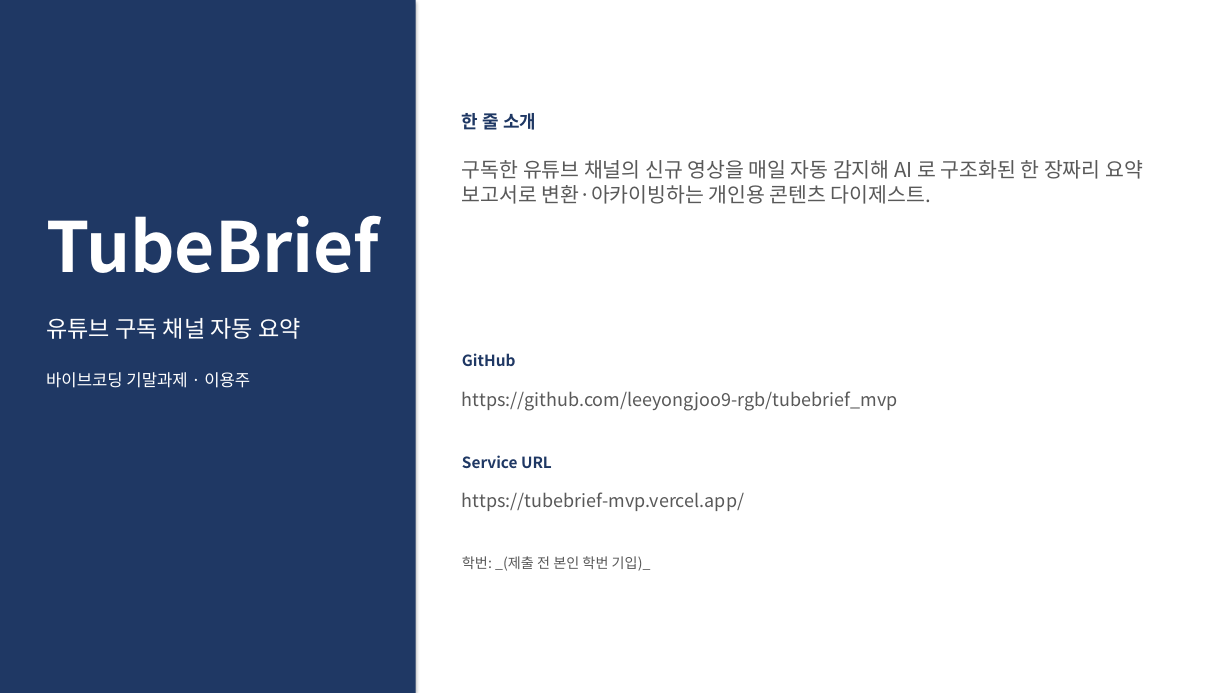
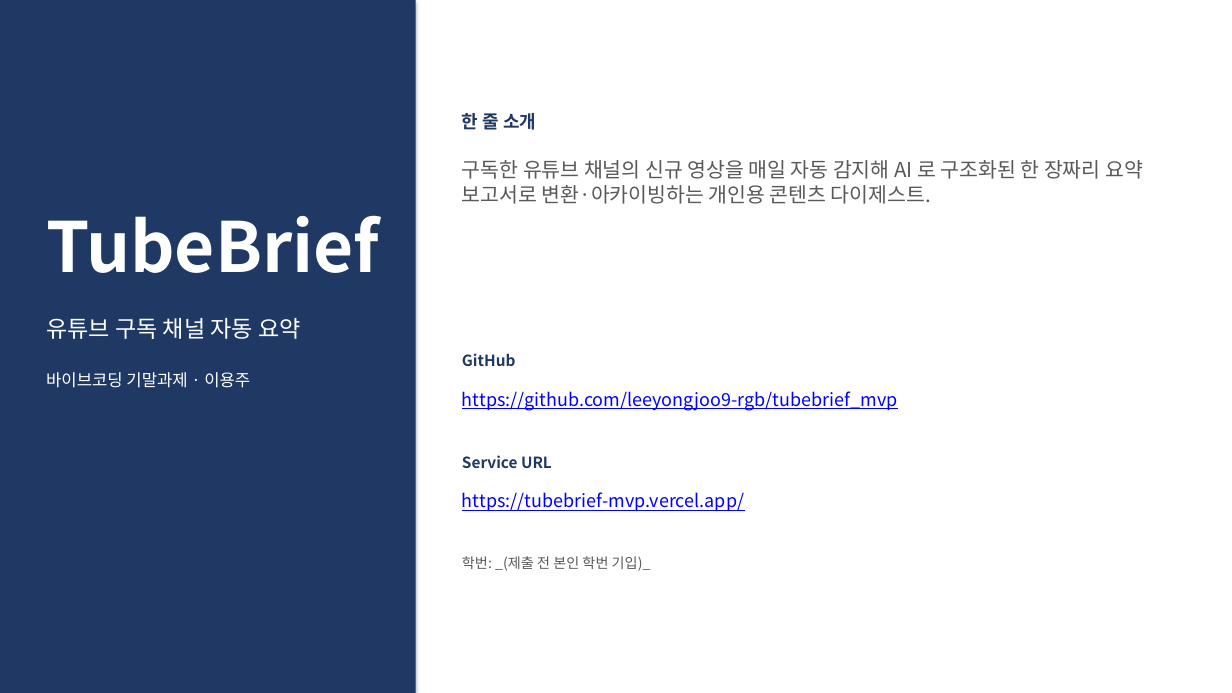
Before and after one commit to leeyongjoo9-rgb/tubebrief_mvp, a slide deck: slide 1 of 이용주-기말발표자료.pptx. Drawn at 1232x693 pixels with LibreOffice and Linux fonts; fonts in the diff are those of the drawing. Boxes give left, top, right and bottom in pixels: in the first picture for what was removed or moved away, otherwise in the second. Text is boxed around its words. In the diff, an @@ line names an element or a change of style, - is before the commit and + after.

```diff
--- a/이용주-기말발표자료.pptx
+++ b/이용주-기말발표자료.pptx
@@ text "https://github.com/leeyongjoo9-rgb/tubebrief_mvp" at [462,391,898,411]: text colour #595959 to #0000FF, underline on @@
@@ text "https://tubebrief-mvp.vercel.app/" at [462,492,744,511]: text colour #595959 to #0000FF, underline on @@
```
Also in this commit, not shown: 2 other slides changed, 1 other file.
